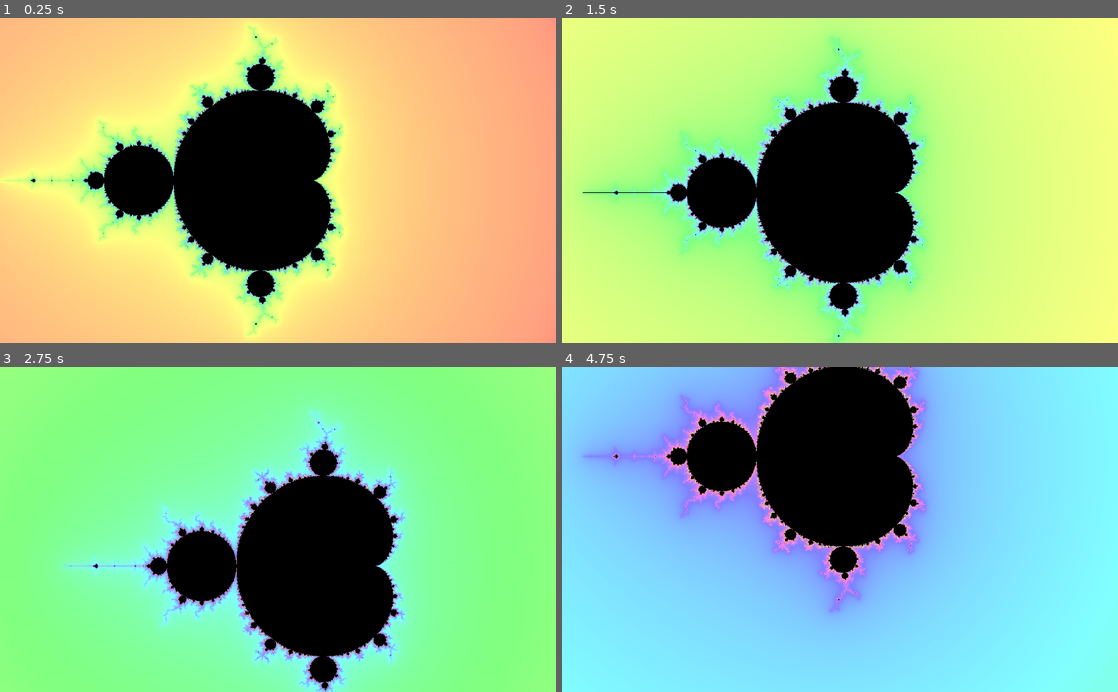
Above: before the commit, frames 1-4 (two rows, left to right).
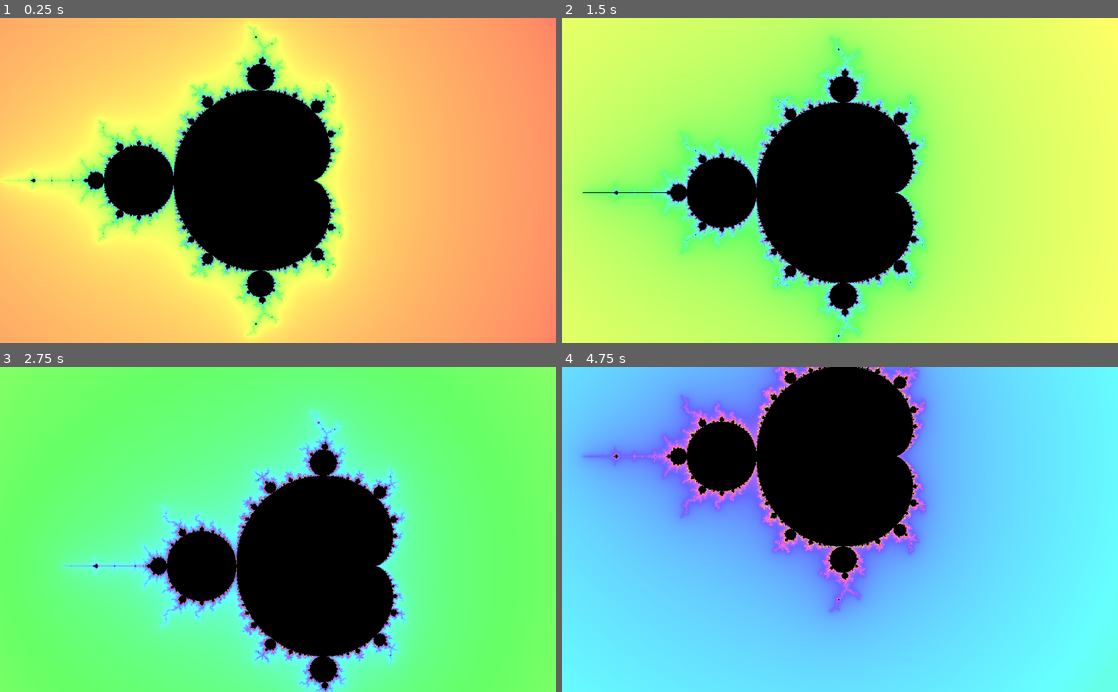
Above: after the commit, the same moments.

Repository: kiwijuice56/web-mandelbrot
Game: Godot game, scene res://main/FractalNavigation.tscn
Same seed, same stepped clock (60 frames per second), same inputs: the game is played once before the commit and once after it. Before the commit the project starts from res://FractalNavigation.tscn.
Inputs (mouse positions are in pixels of both pictures, inside the frame that each line leads up to):
- Up to frame 1 (0.25 s): no input
- Up to frame 2 (1.5 s): move the mouse to (962, 164) at 0.52 s; click (962, 164) at 0.67 s; drag from (728, 196) to (812, 245) at 1.27 s
- Up to frame 3 (2.75 s): move the mouse to (333, 458) at 2.02 s; click (333, 458) at 2.17 s
- Up to frame 4 (4.75 s): drag from (812, 594) to (673, 480) at 2.77 s; move the mouse to (1006, 578) at 3.52 s; click (1006, 578) at 3.67 s; drag from (673, 480) to (756, 448) at 4.27 s

The runs differ from the first frame. In frame 1, 83% of the frame differs, in the area x 0-100%, y 0-100%; in frame 2, 83%; in frame 3, 83%; in frame 4, 83%.

Commit message:
Refactored files

Diff:
--- a/FractalNavigation.tscn
+++ b/main/FractalNavigation.tscn
@@ -1,7 +1,7 @@
 [gd_scene load_steps=4 format=2]
 
-[ext_resource path="res://mandelbrot_fractal.tres" type="Shader" id=1]
-[ext_resource path="res://fractal_navigation.gd" type="Script" id=2]
+[ext_resource path="res://main/mandelbrot_fractal.tres" type="Shader" id=1]
+[ext_resource path="res://main/fractal_navigation.gd" type="Script" id=2]
 
 [sub_resource type="ShaderMaterial" id=1]
 shader = ExtResource( 1 )
--- a/mandelbrot_fractal.tres
+++ b/main/mandelbrot_fractal.tres
@@ -29,7 +29,7 @@
 	// Keep ratio in range [0, 1.0] since we are adding a large constant, TIME
 	shimmer_mu -= floor(shimmer_mu);
 
-	return hsv2rgb(vec3(shimmer_mu, 0.5, 1.0));
+	return hsv2rgb(vec3(shimmer_mu, 0.6, 1.0));
 }
 
 void fragment() {
--- a/project.godot
+++ b/project.godot
@@ -9,10 +9,10 @@
 config_version=4
 
 _global_script_classes=[ {
-"base": "ColorRect",
+"base": "Reference",
 "class": "FractalNavigation",
 "language": "GDScript",
-"path": "res://fractal_navigation.gd"
+"path": "res://main/fractal_navigation.gd"
 } ]
 _global_script_class_icons={
 "FractalNavigation": ""
@@ -20,8 +20,8 @@
 
 [application]
 
-config/name="web-mandelbrot"
-run/main_scene="res://FractalNavigation.tscn"
+config/name="mandelbrot-fractal"
+run/main_scene="res://main/FractalNavigation.tscn"
 config/icon="res://icon.png"
 
 [gui]
Renamed: fractal_navigation.gd -> main/fractal_navigation.gd
